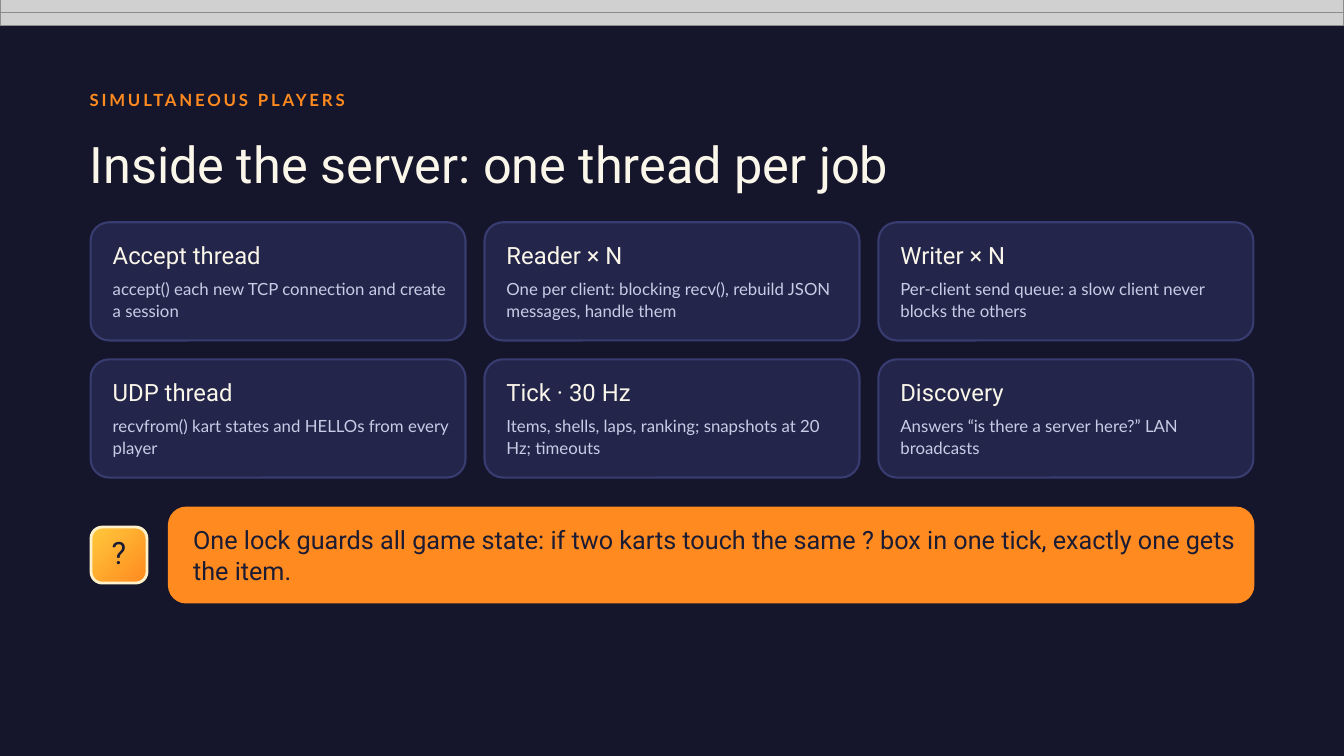
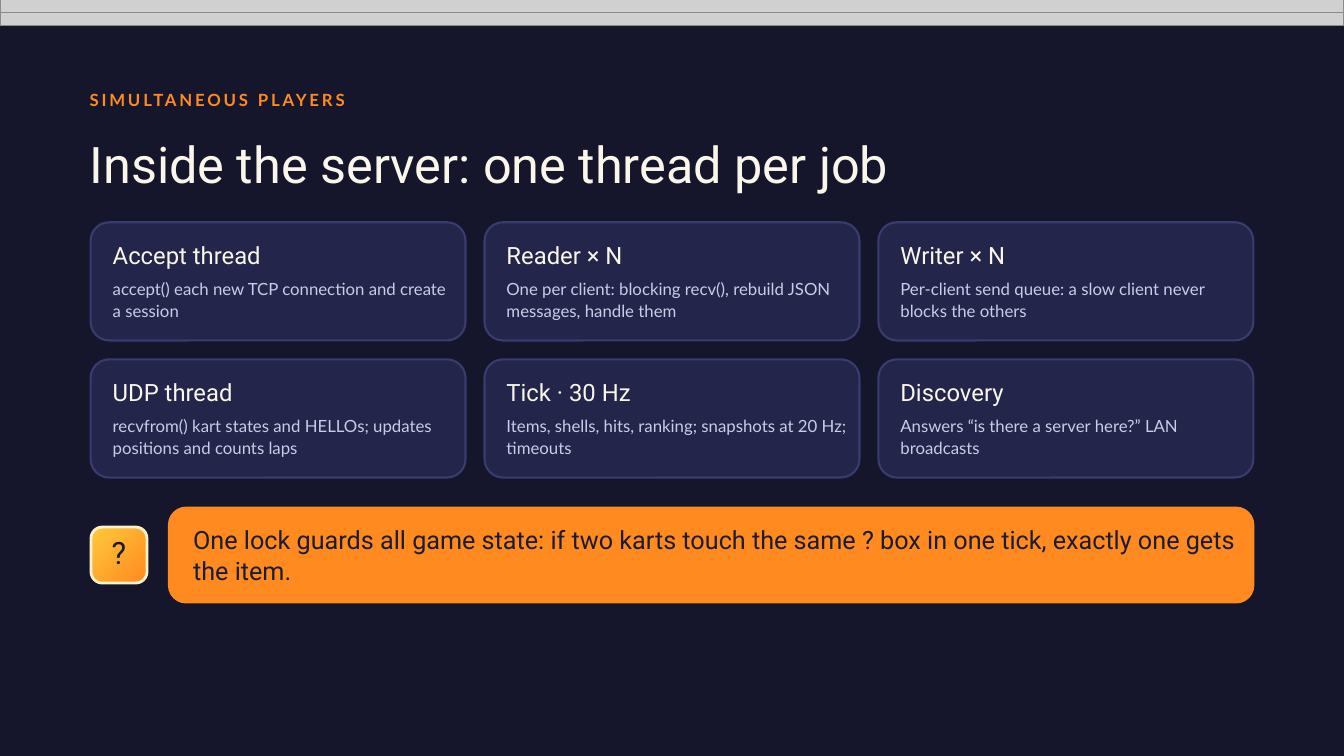
Before and after one commit to BachaBey/Racing-Karts, a slide deck: slide 5 of docs/Turbo Kart Arena – Project 2 (animated).pptx. Drawn at 1344x756 pixels with LibreOffice and Linux fonts; fonts in the diff are those of the drawing; grey boxes stand for pictures. Boxes give left, top, right and bottom in pixels: in the first picture for what was removed or moved away, otherwise in the second. Text is boxed around its words. In the diff, an @@ line names an element or a change of style, - is before the commit and + after.

Commit message:
Presentation: correct the TCP/UDP table (laps ride in UDP snapshots), add HELLO/keepalive, events and leaderboard rows

```diff
--- a/docs/Turbo Kart Arena – Project 2 (animated).pptx
+++ b/docs/Turbo Kart Arena – Project 2 (animated).pptx
@@ text at [113,419,432,457]: text changed @@
-recvfrom() kart states and HELLOs from every player
+recvfrom() kart states and HELLOs; updates positions and counts laps
@@ text at [506,419,847,454]: text changed @@
-Items, shells, laps, ranking; snapshots at 20 Hz; timeouts
+Items, shells, hits, ranking; snapshots at 20 Hz; timeouts
```
Also in this commit, not shown: 1 other slide changed.
